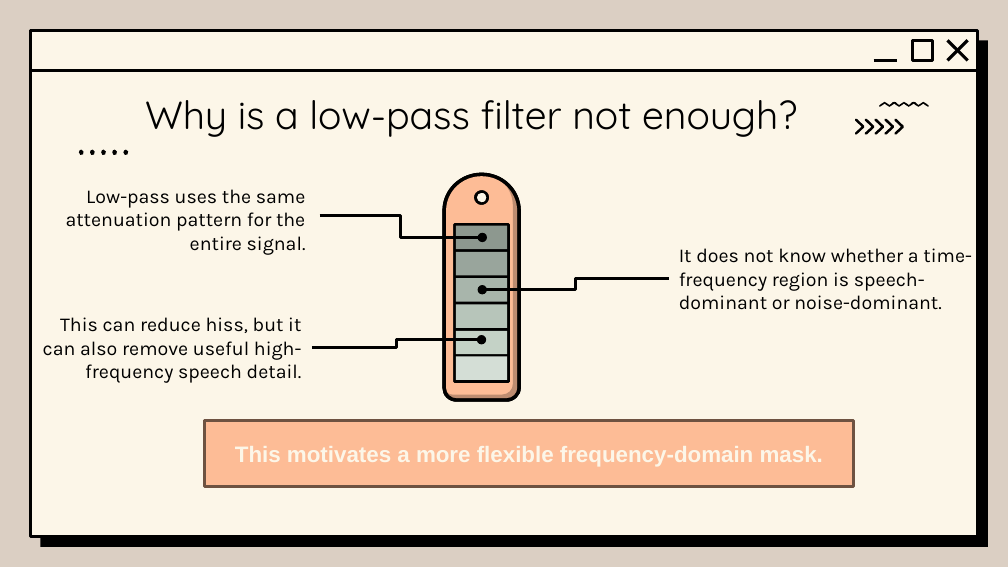
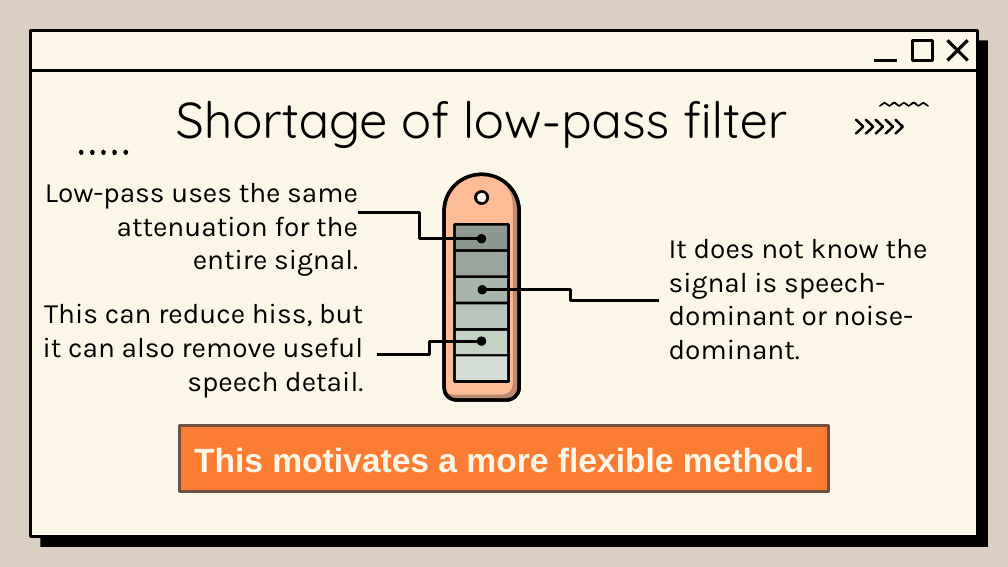
Before and after one commit to Xiejz959/2026-Signal-System-Pres, a slide deck: slide 12 of Slide/Slide_draft_4.0.pptx (slide 13 before the commit). Drawn at 1008x567 pixels with LibreOffice and Linux fonts; fonts in the diff are those of the drawing; background and template pictures are left out. Boxes give left, top, right and bottom in pixels: in the first picture for what was removed or moved away, otherwise in the second. Text is boxed around its words. In the diff, an @@ line names an element or a change of style, - is before the commit and + after.

```diff
--- a/Slide/Slide_draft_4.0.pptx
+++ b/Slide/Slide_draft_4.0.pptx
@@ title at box(176, 100, 787, 148): text changed; size 28 to 36 pt @@
-Why is a low-pass filter not enough?
+Shortage of low-pass filter
@@ text at box(45, 183, 358, 270): text changed; size 14 to 20 pt @@
-Low-pass uses the same attenuation pattern for the entire signal.
+Low-pass uses the same attenuation for the entire signal.
@@ elbow arrow moved from (320, 215) - (482, 238) to (358, 213) - (482, 239) @@
@@ text at box(669, 239, 928, 360): text changed; size 14 to 20 pt @@
-It does not know whether a time-frequency region is speech-dominant or noise-dominant.
+It does not know the signal is speech-dominant or noise-dominant.
@@ elbow arrow moved from (668, 278) - (482, 289) to (658, 300) - (482, 289) @@
@@ text at box(43, 303, 363, 398): text changed; size 14 to 20 pt @@
-This can reduce hiss, but it can also remove useful high-frequency speech detail.
+This can reduce hiss, but it can also remove useful speech detail.
@@ elbow arrow moved from (311, 348) - (482, 340) to (377, 354) - (482, 341) @@
@@ rectangle "This motivates a more flexible ...": place and size @@
-rectangle "This motivates a more flexible ..." at box(205, 420, 854, 487)
+rectangle "This motivates a more flexible ..." at box(179, 425, 829, 492)
@@ rectangle "This motivates a more flexible ..." at box(179, 425, 829, 492): fill #FDBC96 to #FB7D33 @@
@@ text in rectangle at box(194, 447, 814, 473): text changed; size 16 to 24 pt @@
-This motivates a more flexible frequency-domain mask.
+This motivates a more flexible method.
```
Also in this commit, not shown: 13 other slides changed, 1 slide added, 2 slides removed, 5 other files.
